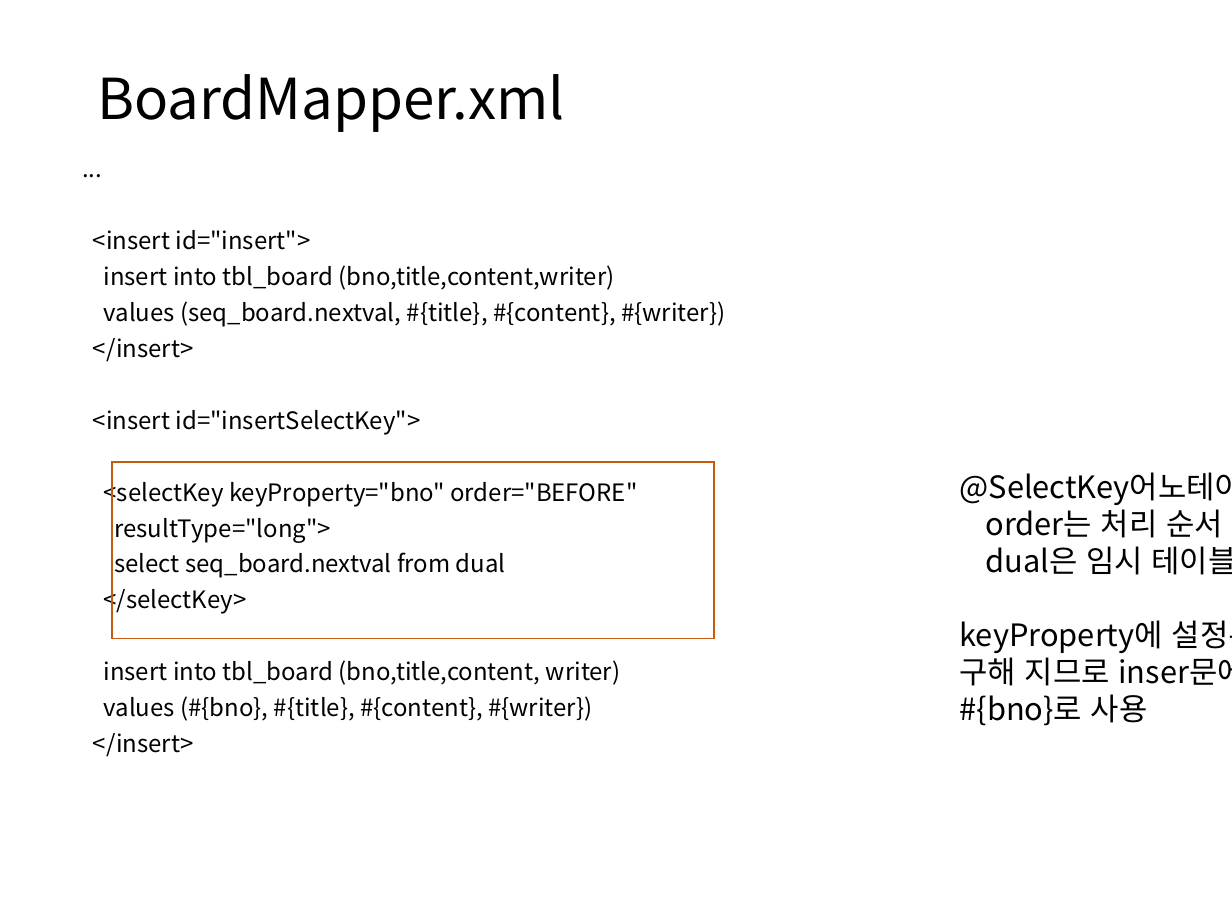
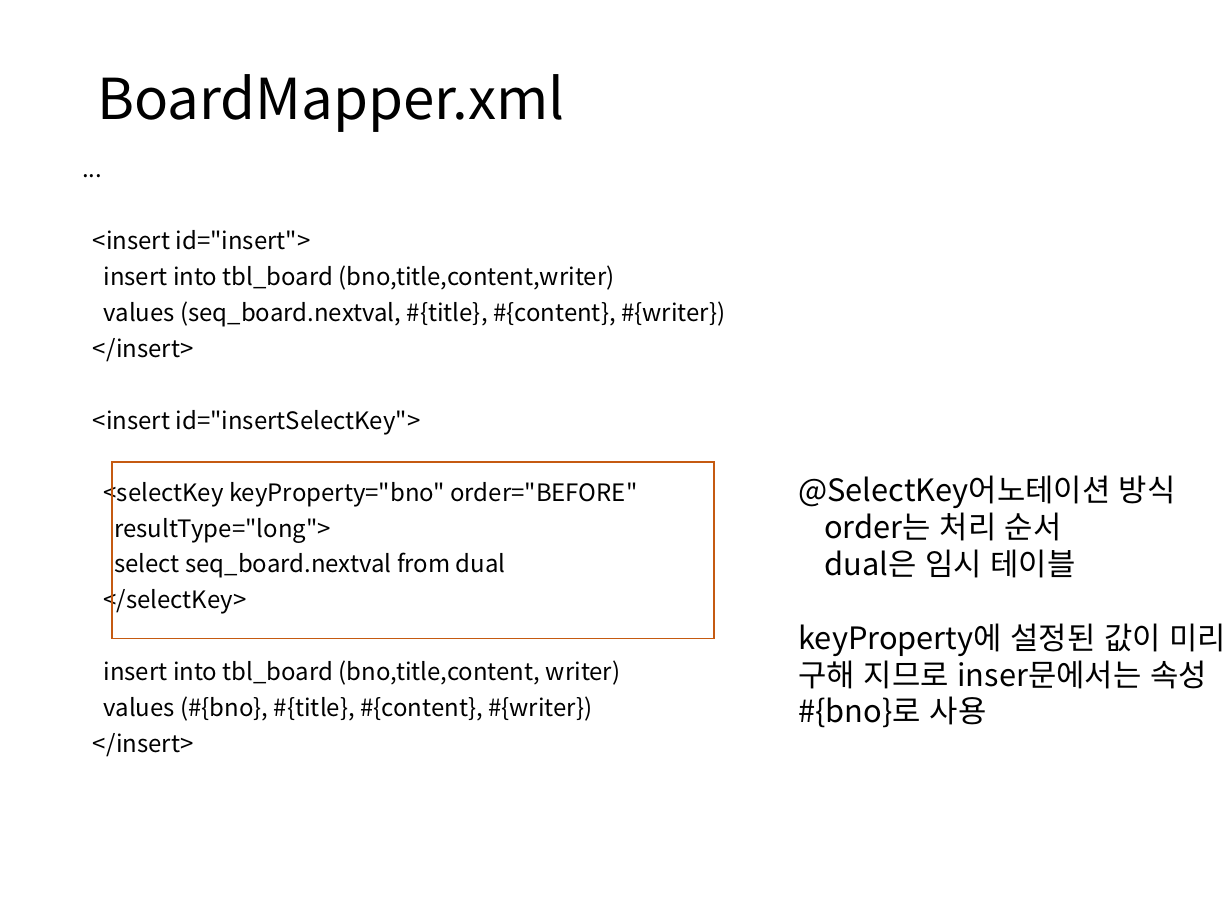
Before and after one commit to itrecipe/Web_Study_ez, a slide deck: slide 24 of spring - 학습자료/PART3.pptx. Drawn at 1232x924 pixels with LibreOffice and Linux fonts; fonts in the diff are those of the drawing. Boxes give left, top, right and bottom in pixels: in the first picture for what was removed or moved away, otherwise in the second. Text is boxed around its words. In the diff, an @@ line names an element or a change of style, - is before the commit and + after.

```diff
--- a/spring - 학습자료/PART3.pptx
+++ b/spring - 학습자료/PART3.pptx
@@ text "@SelectKey어노테이션 방식 order는 처리 순서 ..." rewrapped from bbox=[960, 504, 1232, 726] to bbox=[798, 475, 1227, 728] @@
```
Also in this commit, not shown: 6 other slides changed, 2 slides added.
